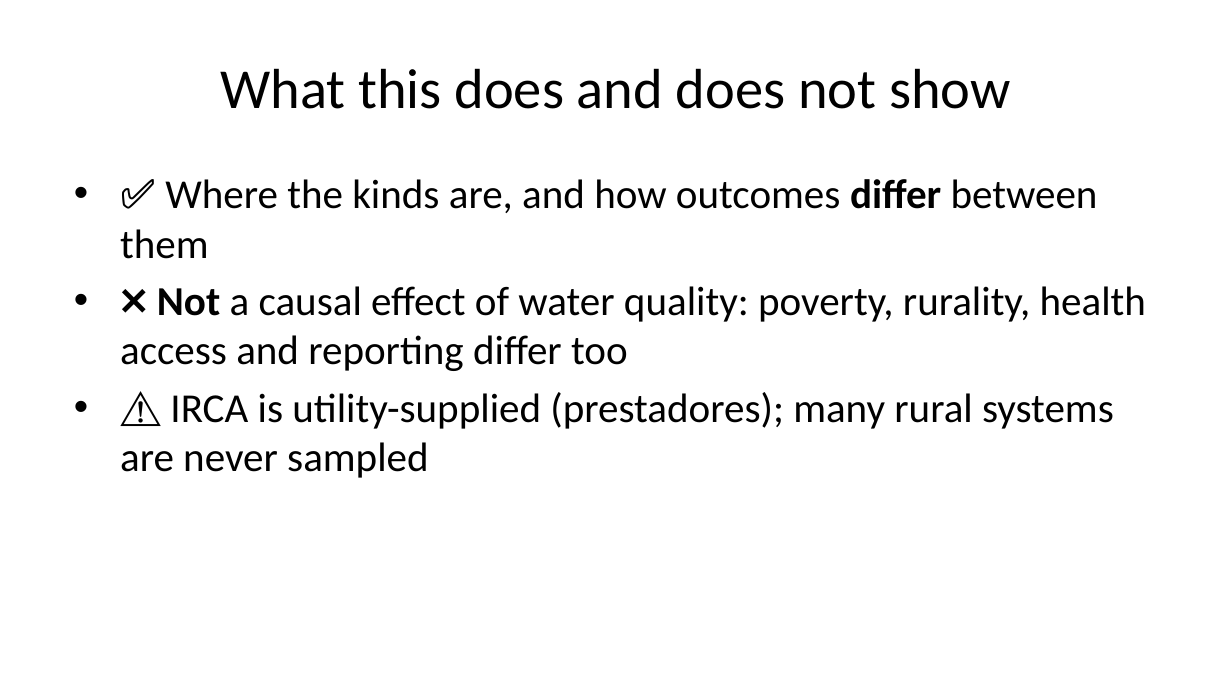
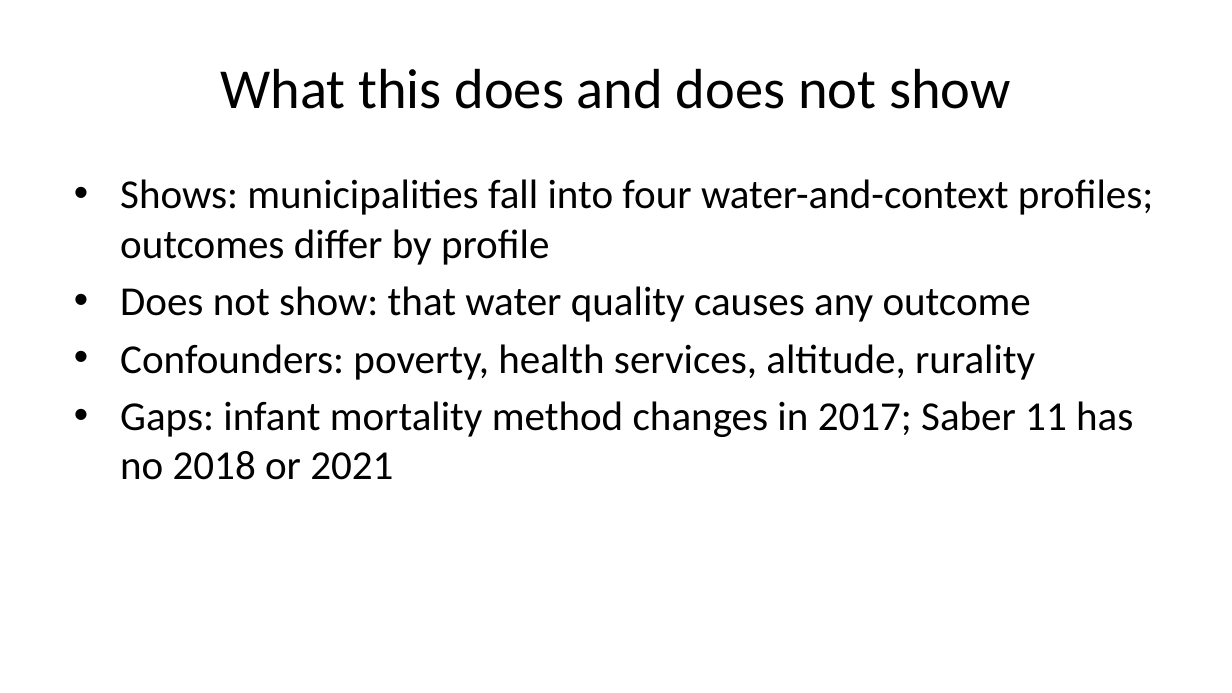
Before and after one commit to project-delphi/water-quality, a slide deck: slide 6 of slides.pptx. Drawn at 1232x693 pixels with LibreOffice and Linux fonts; fonts in the diff are those of the drawing. Boxes give left, top, right and bottom in pixels: in the first picture for what was removed or moved away, otherwise in the second. Text is boxed around its words. In the diff, an @@ line names an element or a change of style, - is before the commit and + after.

```diff
--- a/slides.pptx
+++ b/slides.pptx
@@ text at box(120, 179, 1153, 480): text changed @@
-• ✅ Where the kinds are, and how outcomes differ between them
-• ❌ Not a causal effect of water quality: poverty, rurality, health access and reporting differ too
-• ⚠️ IRCA is utility-supplied (prestadores); many rural systems are never sampled
+• Shows: municipalities fall into four water-and-context profiles; outcomes differ by profile
+• Does not show: that water quality causes any outcome
+• Confounders: poverty, health services, altitude, rurality
+• Gaps: infant mortality method changes in 2017; Saber 11 has no 2018 or 2021
```
Also in this commit, not shown: 4 other slides changed, 1 slide added, 1 slide removed, 48 other files.
